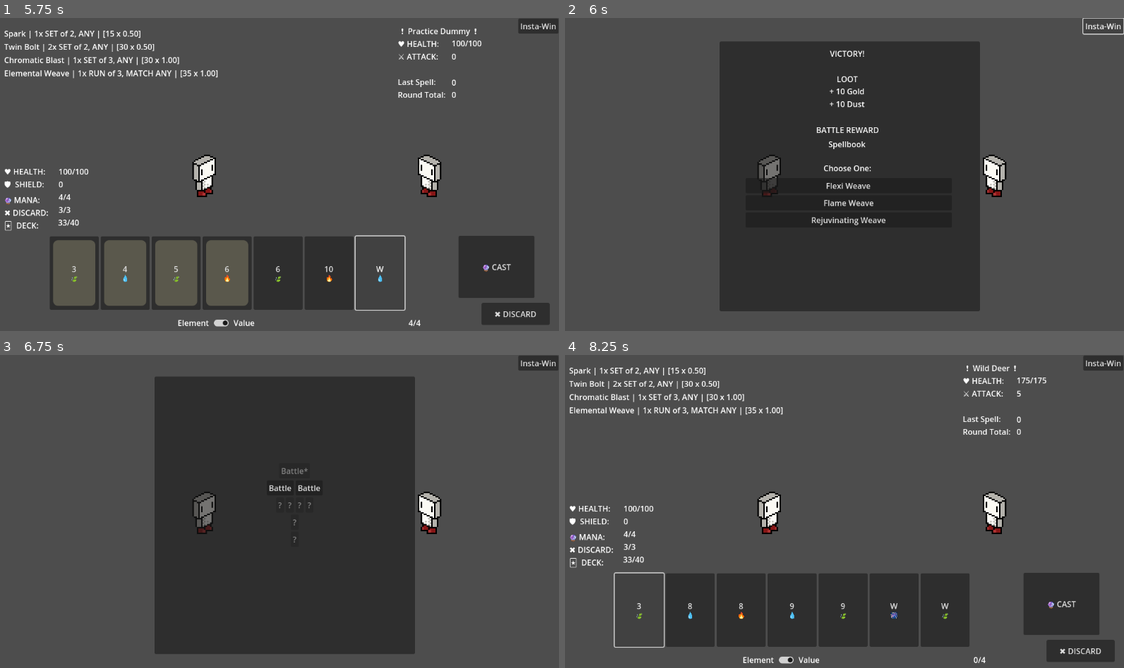
Above: before the commit, frames 1-4 (two rows, left to right).
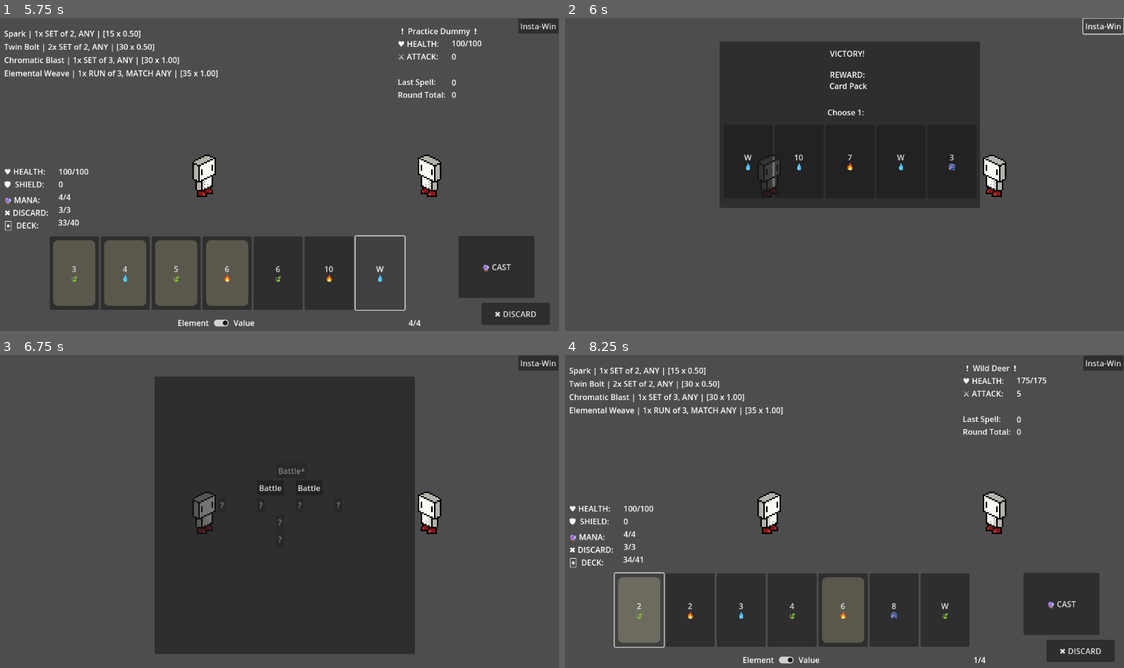
Above: after the commit, the same moments.

Repository: itsdotnickscott/wizard_card_game
Game: Godot game, scene res://scenes/battle.tscn
Same seed, same stepped clock (60 frames per second), same inputs: the game is played once before the commit and once after it.
Inputs (mouse positions are in pixels of both pictures, inside the frame that each line leads up to):
- Up to frame 1 (5.75 s): click "3 🍃" at 0.5 s; click "4 💧" at 1.25 s; click "5 🍃" at 2 s; click "6 🔥" at 2.75 s; click "6 🍃" at 3.5 s; click "10 🔥" at 4.25 s; click "W 💧" at 5 s
- Up to frame 2 (6 s): click "Insta-Win" at 5.75 s
- Up to frame 3 (6.75 s): click (285, 524) at 6.5 s, where only the run before the commit has a clickable "Flexi Weave"
- Up to frame 4 (8.25 s): click "Battle" at 7.25 s; click (637, 608) at 8 s, where only the run after the commit has a clickable "2 🍃"

Frame 1 is identical in both runs. In frame 2, 17% of the frame differs, in the area x 27-75%, y 17-94%; in frame 3, 0.2%; in frame 4, 3.3%.

Commit message:
restructuring
some classes are restructured away from enumerations to have their own inner class

Diff:
--- a/scenes/battle.tscn
+++ b/scenes/battle.tscn
@@ -55,6 +55,7 @@
 [connection signal="discard" from="UserInterface/BattleUI" to="." method="discard_action"]
 [connection signal="sort_hand" from="UserInterface/BattleUI" to="." method="_on_battle_ui_sort_hand"]
 [connection signal="escape" from="UserInterface/EscapeUI" to="." method="_on_escape"]
+[connection signal="gain_card" from="UserInterface/RewardUI" to="." method="_on_reward_gain_card"]
 [connection signal="level_up_spell" from="UserInterface/RewardUI" to="." method="_on_reward_level_up_spell"]
 [connection signal="upgrade_spell" from="UserInterface/RewardUI" to="." method="_on_reward_upgrade_spell"]
 [connection signal="pressed" from="UserInterface/InstaWin" to="." method="_on_insta_win_pressed"]
--- /dev/null
+++ b/scenes/location.tscn
@@ -0,0 +1,16 @@
+[gd_scene load_steps=2 format=3 uid="uid://bbnksj70okplw"]
+
+[ext_resource type="Script" path="res://scripts/location.gd" id="1_18m2m"]
+
+[node name="Location" type="Control"]
+custom_minimum_size = Vector2(75, 31)
+layout_mode = 3
+anchors_preset = 0
+offset_right = 40.0
+offset_bottom = 40.0
+script = ExtResource("1_18m2m")
+
+[node name="Button" type="Button" parent="."]
+offset_right = 8.0
+offset_bottom = 8.0
+text = "?"
--- a/scenes/location_button.tscn
+++ /dev/null
@@ -1,9 +0,0 @@
-[gd_scene load_steps=2 format=3 uid="uid://oyiglo5fjqaf"]
-
-[ext_resource type="Script" path="res://scripts/location_button.gd" id="1_3qwvs"]
-
-[node name="LocationButton" type="Button"]
-offset_right = 8.0
-offset_bottom = 8.0
-text = "?"
-script = ExtResource("1_3qwvs")
--- a/scenes/player.tscn
+++ b/scenes/player.tscn
@@ -5,12 +5,6 @@
 
 [node name="Player" type="Node2D"]
 script = ExtResource("1_o418q")
-max_mana = null
-max_discards = null
-hand_limit = null
-select_limit = null
-spellbook = null
-max_health = null
 
 [node name="Sprite2D" type="Sprite2D" parent="."]
 scale = Vector2(3, 3)
--- a/scenes/reward_ui.tscn
+++ b/scenes/reward_ui.tscn
@@ -1,6 +1,7 @@
-[gd_scene load_steps=2 format=3 uid="uid://djq5yfcgvs60j"]
+[gd_scene load_steps=3 format=3 uid="uid://djq5yfcgvs60j"]
 
 [ext_resource type="Script" path="res://scripts/reward_ui.gd" id="1_obmo8"]
+[ext_resource type="PackedScene" uid="uid://bbdhec2d0jaoc" path="res://scenes/card.tscn" id="2_b8vkq"]
 
 [node name="RewardUI" type="Control"]
 layout_mode = 3
@@ -16,60 +17,81 @@
 offset_left = 327.0
 offset_top = 48.0
 offset_right = 858.0
-offset_bottom = 599.0
+offset_bottom = 388.0
 
-[node name="Label" type="Label" parent="VictoryPanel"]
+[node name="Victory" type="Label" parent="VictoryPanel"]
 layout_mode = 0
 offset_left = 108.0
 offset_top = 13.0
 offset_right = 414.0
-offset_bottom = 270.0
-text = "VICTORY!
-
-LOOT
-
-
-
-BATTLE REWARD
-
-
-Choose One:"
+offset_bottom = 36.0
+text = "VICTORY!"
 horizontal_alignment = 1
 
-[node name="LootLabel" type="Label" parent="VictoryPanel"]
+[node name="Reward" type="Label" parent="VictoryPanel"]
 layout_mode = 0
-offset_left = 179.0
-offset_top = 198.0
-offset_right = 342.0
-offset_bottom = 221.0
+offset_left = 180.0
+offset_top = 56.0
+offset_right = 343.0
+offset_bottom = 107.0
+text = "REWARD:"
+horizontal_alignment = 1
+
+[node name="Type" type="Label" parent="VictoryPanel/Reward"]
+layout_mode = 0
+offset_left = 1.0
+offset_top = 23.0
+offset_right = 164.0
+offset_bottom = 46.0
 text = "Spellbook"
 horizontal_alignment = 1
 
-[node name="RewardLabel" type="Label" parent="VictoryPanel"]
+[node name="Count" type="Label" parent="VictoryPanel/Reward"]
 layout_mode = 0
-offset_left = 179.0
-offset_top = 90.0
-offset_right = 342.0
-offset_bottom = 113.0
-text = "+ 10 Gold
-+ 10 Dust"
+offset_left = -4.0
+offset_top = 77.0
+offset_right = 159.0
+offset_bottom = 100.0
+text = "Choose 1:"
 horizontal_alignment = 1
 
-[node name="Choices" type="VBoxContainer" parent="VictoryPanel"]
+[node name="Tome" type="VBoxContainer" parent="VictoryPanel" groups=["choices"]]
 layout_mode = 0
-offset_left = 53.0
-offset_top = 279.0
-offset_right = 474.0
-offset_bottom = 516.0
+offset_left = 51.0
+offset_top = 171.0
+offset_right = 472.0
+offset_bottom = 408.0
 
-[node name="Choice1" type="Button" parent="VictoryPanel/Choices"]
+[node name="Choice1" type="Button" parent="VictoryPanel/Tome"]
 layout_mode = 2
 text = "Choice 1"
 
-[node name="Choice2" type="Button" parent="VictoryPanel/Choices"]
+[node name="Choice2" type="Button" parent="VictoryPanel/Tome"]
 layout_mode = 2
 text = "Choice 2"
 
-[node name="Choice3" type="Button" parent="VictoryPanel/Choices"]
+[node name="Choice3" type="Button" parent="VictoryPanel/Tome"]
 layout_mode = 2
 text = "Choice 3"
+
+[node name="CardPack" type="HBoxContainer" parent="VictoryPanel" groups=["choices"]]
+layout_mode = 0
+offset_left = 8.0
+offset_top = 170.0
+offset_right = 524.0
+offset_bottom = 407.0
+
+[node name="Card" parent="VictoryPanel/CardPack" instance=ExtResource("2_b8vkq")]
+layout_mode = 2
+
+[node name="Card2" parent="VictoryPanel/CardPack" instance=ExtResource("2_b8vkq")]
+layout_mode = 2
+
+[node name="Card3" parent="VictoryPanel/CardPack" instance=ExtResource("2_b8vkq")]
+layout_mode = 2
+
+[node name="Card4" parent="VictoryPanel/CardPack" instance=ExtResource("2_b8vkq")]
+layout_mode = 2
+
+[node name="Card5" parent="VictoryPanel/CardPack" instance=ExtResource("2_b8vkq")]
+layout_mode = 2
--- a/scripts/battle.gd
+++ b/scripts/battle.gd
@@ -27,7 +27,7 @@
 	battle_ui.visible = true
 	total_dmg = 0.0
 	player.battle_start()
-	enemy.reset_enemy(curr_location.enemy)
+	enemy.reset_enemy(curr_location.info.enemy)
 	battle_ui.update_display(player, enemy)
 	battle_ui.set_deck_size(player.deck.size())
 
@@ -71,7 +71,7 @@
 
 	process_effects(enemy, enemy.start_turn_effects)
 
-	print("Enemy - Basic Attack")
+	print("%s - %s" % [enemy.name, enemy.attacks[0].name])
 
 	var dmg := enemy.attacks[0].damage
 	player.take_dmg(dmg)
@@ -179,14 +179,18 @@
 
 func battle_end():
 	curr_state = State.OUTCOME
-	reward_ui.set_rewards(Reward.get_random_reward())
+	reward_ui.set_reward(curr_location.info.reward)
 	reward_ui.visible = true
 	battle_ui.visible = false
 
 
+func gain_loot():
+	reward_ui.set_reward(Reward.CardPack.get_random())
+
+
 func out_of_mana():
 	curr_state = State.OUTCOME
-	escape_ui.set_escape_damage(enemy.attack * 3)
+	escape_ui.set_escape_damage(enemy.attacks[0].damage * 3)
 	escape_ui.visible = true
 	battle_ui.visible = false
 
@@ -201,7 +205,6 @@
 	Spell.initialize_library()
 	Upgrade.initialize_library()
 	player.initialize()
-	#enemy.reset_enemy(EnemyInfo.new("Test", Enemy.Tier.NORMAL, 100, [Attack.new("Test", 0)]))
 
 	#var analysis = Analysis.new(Spell.get_all_spells(), player.deck)
 	#var analysis = Analysis.new([Spell.get_from_id("bolt")], player.deck)
@@ -210,7 +213,6 @@
 
 	battle_ui.set_select_limit(player.select_limit)
 	battle_ui.reset_selected_cards()
-	#battle_ui.update_display(player, enemy)
 
 	map.create_stage()
 	map.setup_ui()
@@ -226,12 +228,12 @@
 	battle_ui.update_player_hand(player.hand)
 
 
-func _on_insta_win_pressed():
+func _on_insta_win_pressed() -> void:
 	enemy.health = 0
 	battle_end()
 
 
-func _on_escape(dmg: int):
+func _on_escape(dmg: int) -> void:
 	print("Escape!")
 	player.take_dmg(dmg)
 
@@ -242,7 +244,7 @@
 	next_location()
 
 
-func _on_reward_level_up_spell(spell: Spell):
+func _on_reward_level_up_spell(spell: Spell) -> void:
 	if spell in player.spellbook:
 		spell.level_up()
 	else:
@@ -251,7 +253,7 @@
 	next_location()
 
 
-func _on_reward_upgrade_spell(upg: Upgrade):
+func _on_reward_upgrade_spell(upg: Upgrade) -> void:
 	if upg in upg.spell.upgrades:
 		upg.level_up()
 	else:
@@ -260,6 +262,12 @@
 	next_location()
 
 
-func _on_map_location_pressed(location: Location):
+func _on_reward_gain_card(card: Card) -> void:
+	player.deck.append(card)
+
+	next_location()
+
+
+func _on_map_location_pressed(location: Location) -> void:
 	curr_location = location
 	start_battle()
--- a/scripts/card.gd
+++ b/scripts/card.gd
@@ -25,7 +25,7 @@
 var ui_ready: bool = false
 
 
-func select_card(to_select: bool = true):
+func select_card(to_select: bool = true) -> void:
 	selected = to_select
 	selected_panel.visible = selected
 
--- a/scripts/location.gd
+++ b/scripts/location.gd
@@ -1,25 +1,63 @@
-class_name Location extends Resource
+class_name Location extends Control
 
 
+@onready var button: Button = get_node("Button")
+
+
+@export var info: Location = null
 @export var links: Array[Location] = []
 
 
-func set_links(locations: Array[Location]) -> void:
+func init_as_fight(enemy_info: EnemyInfo, win: Reward, locations: Array[Location]) -> void:
+	info = Fight.new(enemy_info, win)
 	links = locations
 
 
-class Battle extends Location:
-	@export var enemy: EnemyInfo = null
-	@export var reward: Dictionary = {}
+func init_as_incident(locations: Array[Location]) -> void:
+	info = Incident.new()
+	links = locations
 
 
-	func _init(enemy_info: EnemyInfo, win: Dictionary) -> void:
+func init_as_market(locations: Array[Location]) -> void:
+	info = Market.new()
+	links = locations
+
+
+func set_current(curr: bool) -> void:
+	if curr:
+		button.text += "*"
+
+
+func set_disabled(disabled: bool) -> void:
+	button.disabled = disabled
+
+
+func reveal_name() -> void:
+	if info is Location.Fight:
+		if info.enemy.tier == Enemy.Tier.BOSS:
+			button.text = "Boss"
+		elif info.enemy.tier == Enemy.Tier.ELITE:
+			button.text = "Elite"
+		else:
+			button.text = "Battle"
+	elif info is Location.Incident:
+		button.text = "Event"
+	elif info is Location.Market:
+		button.text = "Market"
+
+
+class Fight extends Location:
+	@export var enemy: EnemyInfo = null
+	@export var reward: Reward = null
+
+
+	func _init(enemy_info: EnemyInfo, win: Reward) -> void:
 		enemy = enemy_info
 		reward = win
 
 
-class Event extends Location:
-	var event
+class Incident extends Location:
+	var incident
 
 
 class Market extends Location:
--- a/scripts/location_button.gd
+++ /dev/null
@@ -1,25 +0,0 @@
-class_name LocationButton extends Button
-
-
-@onready var current_panel = get_node("CurrentPanel")
-
-var location: Location = null
-
-
-func set_current(curr: bool) -> void:
-	if curr:
-		text += "*"
-
-
-func reveal_location_name() -> void:
-	if location is Location.Battle:
-		if location.enemy.tier == Enemy.Tier.BOSS:
-			text = "Boss"
-		elif location.enemy.tier == Enemy.Tier.ELITE:
-			text = "Elite"
-		else:
-			text = "Battle"
-	elif location is Location.Event:
-		text = "Event"
-	elif location is Location.Market:
-		text = "Market"
--- a/scripts/map.gd
+++ b/scripts/map.gd
@@ -4,7 +4,7 @@
 signal location_pressed(location: Location)
 
 
-@onready var location_button = preload("res://scenes/location_button.tscn")
+@onready var location_scene := preload("res://scenes/location.tscn")
 
 
 var locations: Array[Location] = []
@@ -12,48 +12,49 @@
 
 
 func create_stage() -> void:
-	var start := Location.Battle.new(
+	var start: Location = location_scene.instantiate()
+	var choice1: Location = location_scene.instantiate()
+	var choice2: Location = location_scene.instantiate()
+	var choice1a: Location = location_scene.instantiate()
+	var choice1b: Location = location_scene.instantiate()
+	var choice2a: Location = location_scene.instantiate()
+	var choice2b: Location = location_scene.instantiate()
+	var shop: Location = location_scene.instantiate()
+	var boss: Location = location_scene.instantiate()
+
+	start.init_as_fight(
 		EnemyInfo.new("Practice Dummy", Enemy.Tier.NORMAL, 100, [Attack.new("Stay Still", 0)]),
-		Reward.get_random_reward()
+		Reward.CardPack.get_random(), [choice1, choice2]
 	)
-	var choice1 := Location.Battle.new(
+	choice1.init_as_fight(
 		EnemyInfo.new("Wild Deer", Enemy.Tier.NORMAL, 175, [Attack.new("Prance", 5)]),
-		Reward.get_random_reward()
+		Reward.Tome.get_random(), [choice1a, choice1b]
 	)
-	var choice2 := Location.Battle.new(
+	choice2.init_as_fight(
 		EnemyInfo.new("Wild Skunk", Enemy.Tier.NORMAL, 150, [Attack.new("Spray", 10)]),
-		Reward.get_random_reward()
+		Reward.Tome.get_random(), [choice2a, choice2b]
 	)
-	var choice1a := Location.Battle.new(
+	choice1a.init_as_fight(
 		EnemyInfo.new("Wild Bear", Enemy.Tier.NORMAL, 250, [Attack.new("Claw", 15)]),
-		Reward.get_random_reward()
+		Reward.Tome.get_random(), [shop]
 	)
-	var choice1b := Location.Battle.new(
+	choice1b.init_as_fight(
 		EnemyInfo.new("Wild Wolf", Enemy.Tier.NORMAL, 225, [Attack.new("Pounce", 20)]),
-		Reward.get_random_reward()
+		Reward.Tome.get_random(), [shop]
 	)
-	var choice2a := Location.Battle.new(
+	choice2a.init_as_fight(
 		EnemyInfo.new("Wild Crocodile", Enemy.Tier.NORMAL, 250, [Attack.new("Crunch", 15)]),
-		Reward.get_random_reward()
+		Reward.Tome.get_random(), [shop]
 	)
-	var choice2b := Location.Battle.new(
+	choice2b.init_as_fight(
 		EnemyInfo.new("Wild Snake", Enemy.Tier.NORMAL, 225, [Attack.new("Bite", 20)]),
-		Reward.get_random_reward()
+		Reward.Tome.get_random(), [shop]
 	)
-	var shop := Location.Market.new()
-	var boss := Location.Battle.new(
+	shop.init_as_market([boss])
+	boss.init_as_fight(
 		EnemyInfo.new("Metal Guard", Enemy.Tier.BOSS, 300, [Attack.new("Sword and Shield", 30)]),
-		Reward.get_random_reward()
+		Reward.Tome.get_random(), []
 	)
-
-	start.set_links([choice1, choice2])
-	choice1.set_links([choice1a, choice1b])
-	choice2.set_links([choice2a, choice2b])
-	choice1a.set_links([shop])
-	choice1b.set_links([shop])
-	choice2a.set_links([shop])
-	choice2b.set_links([shop])
-	shop.set_links([boss])
 
 	locations = [start, choice1, choice2, choice1a, choice1b, choice2a, choice2b, shop, boss]
 
@@ -102,29 +103,27 @@
 
 
 func add_location(location: Location, hbox: HBoxContainer) -> void:
-	var button = location_button.instantiate()
-	button.location = location
-	hbox.add_child(button)
-	button.pressed.connect(_on_location_pressed.bind(location))
+	hbox.add_child(location)
+	location.get_node("Button").pressed.connect(_on_location_pressed.bind(location))
 
 
 func update_location(current: Location) -> void:
 	for hbox in get_node("Panel/VBoxContainer").get_children():
-		for button in hbox.get_children():
-			if button.location == current:
-				button.reveal_location_name()
-				button.disabled = true
-				button.set_current(true)
+		for location in hbox.get_children():
+			if location == current:
+				location.reveal_name()
+				location.set_disabled(true)
+				location.set_current(true)
 
-			elif button.location in current.links:
-				button.reveal_location_name()
-				button.disabled = false
-				button.set_current(false)
+			elif location in current.links:
+				location.reveal_name()
+				location.set_disabled(false)
+				location.set_current(false)
 
 			else:
-				button.disabled = true
-				button.set_current(false)
+				location.set_disabled(true)
+				location.set_current(false)
 
 
-func _on_location_pressed(location: Location):
+func _on_location_pressed(location: Location) -> void:
 	location_pressed.emit(location)
--- a/scripts/player.gd
+++ b/scripts/player.gd
@@ -1,7 +1,7 @@
 class_name Player extends Unit
 
 
-var card_scene = preload("res://scenes/card.tscn")
+@onready var card_scene = preload("res://scenes/card.tscn")
 
 
 @export var max_mana: int = 4
--- a/scripts/reward.gd
+++ b/scripts/reward.gd
@@ -63,93 +63,104 @@
 	COMMON, UNCOMMON, RARE, EPIC, LEGENDARY
 }
 
-enum Type {
-	NONE=-1, TOME,
-}
 
-enum Tome {
-	KNOWLEDGE, INFERNAL, FLOWING, TERRA, ANCIENT,
-}
+@export var choices: Array
+@export var choice_amt: int
 
 
-static func get_random_reward(type: Type=Type.NONE) -> Dictionary:
-	var rng := RandomNumberGenerator.new()
-
-	if type == Type.NONE:
-		var choice = rng.randf_range(0.0, 100.0)
-
-		if choice < 100.0:
-			type = Type.TOME
-
-	match type:
-		Type.TOME:
-			return { Type.TOME: get_random_tome(rng) }
-		_:
-			return { }
+func _init(rewards: Array, choose: int) -> void:
+	choices = rewards
+	choice_amt = choose
 
 
-static func get_random_tome(rng: RandomNumberGenerator) -> Array:
-	var tome := []
-	var choice := rng.randi_range(0, Tome.size() - 1)
-	var size := 3
-
-	match choice:
-		Tome.KNOWLEDGE:
-			while tome.size() < size:
-				var spell = get_random_spell(rng)
-				if not (spell in tome):
-					tome.append(spell)
-
-		_:
-			while tome.size() < size:
-				# Below line returns any upgrade for now, note that commented out line relies that
-				# Card.Affinity WILD = 0 and elements start at 1.
-				var upgrade = get_random_upgrade(rng) #get_random_upgrade(rng, choice)
-				if not (upgrade in tome):
-					tome.append(upgrade)
-
-	return tome
+class Tome extends Reward:
+	enum Type {
+		KNOWLEDGE, INFERNAL, FLOWING, TERRA, ANCIENT,
+	}
 
 
-static func get_random_spell(rng: RandomNumberGenerator) -> Spell:
-	var random := rng.randf_range(0.0, 100.0)
-	var spells := Spell.get_all_spells()
-	var choices := []
-	var rarity: Rarity
+	static func get_random() -> Tome:
+		var rng := RandomNumberGenerator.new()
+		var tome := []
+		var choice := rng.randi_range(0, Type.size() - 1)
+		var size := 3
 
-	if random < 70.0:
-		rarity = Rarity.COMMON
-	elif random < 90.0:
-		rarity = Rarity.UNCOMMON
-	elif random <= 100.0:
-		rarity = Rarity.RARE
+		match choice:
+			Type.KNOWLEDGE:
+				while tome.size() < size:
+					var spell = get_random_spell(rng)
+					if not (spell in tome):
+						tome.append(spell)
 
-	for spell in spells:
-		if spell.tome_rarity == rarity:
-			choices.append(spell)
+			_:
+				while tome.size() < size:
+					# Below line returns any upgrade for now, note that commented out line relies that
+					# Card.Affinity WILD = 0 and elements start at 1.
+					var upgrade = get_random_upgrade(rng) #get_random_upgrade(rng, choice)
+					if not (upgrade in tome):
+						tome.append(upgrade)
 
-	var choice := rng.randi_range(0, choices.size() - 1)
-	return choices[choice]
+		return Tome.new(tome, 1)
 
 
-static func get_random_upgrade(
-	rng: RandomNumberGenerator, aff: Card.Affinity = Card.Affinity.WILD
-) -> Upgrade:
-	var random := rng.randf_range(0.0, 100.0)
-	var upgrades := Upgrade.get_upgrades(aff)
-	var choices := []
-	var rarity: Rarity
+	static func get_random_spell(rng: RandomNumberGenerator) -> Spell:
+		var random := rng.randf_range(0.0, 100.0)
+		var all_spells := Spell.get_all_spells()
+		var spells := []
+		var rarity: Rarity
 
-	if random <= 100.0:
-		rarity = Rarity.COMMON
+		if random < 70.0:
+			rarity = Rarity.COMMON
+		elif random < 90.0:
+			rarity = Rarity.UNCOMMON
+		elif random <= 100.0:
+			rarity = Rarity.RARE
 
-	if aff != Card.Affinity.WILD:
-		for upgrade in upgrades:
-			if upgrade.tome_rarity == rarity:
-				choices.append(upgrade)
+		for spell in all_spells:
+			if spell.tome_rarity == rarity:
+				spells.append(spell)
 
-		var choice := rng.randi_range(0, choices.size() - 1)
-		return choices[choice]
-	else:
-		var choice := rng.randi_range(0, upgrades.size() - 1)
-		return upgrades[choice]
+		var choice := rng.randi_range(0, spells.size() - 1)
+		return spells[choice]
+
+
+	static func get_random_upgrade(
+		rng: RandomNumberGenerator, aff: Card.Affinity = Card.Affinity.WILD
+	) -> Upgrade:
+		var random := rng.randf_range(0.0, 100.0)
+		var all_upgs := Upgrade.get_upgrades(aff)
+		var upgs := []
+		var rarity: Rarity
+
+		if random <= 100.0:
+			rarity = Rarity.COMMON
+
+		if aff != Card.Affinity.WILD:
+			for upgrade in all_upgs:
+				if upgrade.tome_rarity == rarity:
+					upgs.append(upgrade)
+
+			var choice := rng.randi_range(0, upgs.size() - 1)
+			return upgs[choice]
+		else:
+			var choice := rng.randi_range(0, all_upgs.size() - 1)
+			return all_upgs[choice]
+
+
+class CardPack extends Reward:
+	static var card_scene = load("res://scenes/card.tscn")
+
+
+	static func get_random() -> CardPack:
+		var rng := RandomNumberGenerator.new()
+		var pack := []
+		var size := rng.randi_range(3, 5)
+
+		for i in range(size):
+			var val := rng.randi_range(2, 11)
+			var aff := rng.randi_range(1, 4)
+			var card: Card = card_scene.instantiate()
+			card.init(val, aff)
+			pack.append(card)
+
+		return CardPack.new(pack, 1)
--- a/scripts/reward_ui.gd
+++ b/scripts/reward_ui.gd
@@ -3,34 +3,68 @@
 
 signal level_up_spell(spell: Spell)
 signal upgrade_spell(upgrade: Upgrade)
+signal gain_card(card: Card)
 
 
-@onready var choices_ui: VBoxContainer = get_node("VictoryPanel/Choices")
+@onready var tome_ui: VBoxContainer = get_node("VictoryPanel/Tome")
+@onready var card_pack_ui: HBoxContainer = get_node("VictoryPanel/CardPack")
 
 
 var choices: Dictionary
 
 
-func set_rewards(rewards: Dictionary):
-	choices = rewards
+func set_reward(reward: Reward) -> void:
+	_hide_choices()
 
 	# Delete current labels
-	for child in choices_ui.get_children():
-		choices_ui.remove_child(child)
+	for container in get_tree().get_nodes_in_group("choices"):
+		for child in container.get_children():
+			container.remove_child(child)
+
+	# Set reward name
+	var text: String
+	if reward is Reward.Tome:
+		text = "Tome"
+	elif reward is Reward.CardPack:
+		text = "Card Pack"
+
+	$VictoryPanel/Reward/Type.text = text
+	$VictoryPanel/Reward/Count.text = "Choose %d:" % [reward.choice_amt]
 
 	# Create new labels for each spell
-	for i in range(rewards.size()):
-		match rewards.keys()[i]:
-			Reward.Type.TOME:
-				for reward in rewards.values()[i]:
-					var button := Button.new()
-					button.text = reward.name
-					choices_ui.add_child(button)
-					button.pressed.connect(_on_reward_chosen.bind(reward))
+	for choice in reward.choices:
+		if choice is Spell or choice is Upgrade:
+			var button := Button.new()
+			button.text = choice.name
+			tome_ui.add_child(button)
+			button.pressed.connect(_on_reward_chosen.bind(choice))
+			tome_ui.visible = true
+
+		elif choice is Card:
+			card_pack_ui.add_child(choice)
+			choice.setup_card_for_ui()
+			choice.get_node("Button").pressed.connect(_on_reward_chosen.bind(choice))
+			card_pack_ui.visible = true
 
 
-func _on_reward_chosen(reward: Variant):
-	if reward is Spell:
-		level_up_spell.emit(reward)
-	elif reward is Upgrade:
-		upgrade_spell.emit(reward)
+func _reset_card(card: Card) -> void:
+	card.ui_ready = false
+	card.select_card(false)
+	card.get_node("Button").pressed.disconnect(_on_reward_chosen)
+	for child in card_pack_ui.get_children():
+		card_pack_ui.remove_child(child)
+
+
+func _hide_choices() -> void:
+	for container in get_tree().get_nodes_in_group("choices"):
+		container.visible = false
+
+
+func _on_reward_chosen(choice: Variant) -> void:
+	if choice is Spell:
+		level_up_spell.emit(choice)
+	elif choice is Upgrade:
+		upgrade_spell.emit(choice)
+	elif choice is Card:
+		_reset_card(choice)
+		gain_card.emit(choice)
